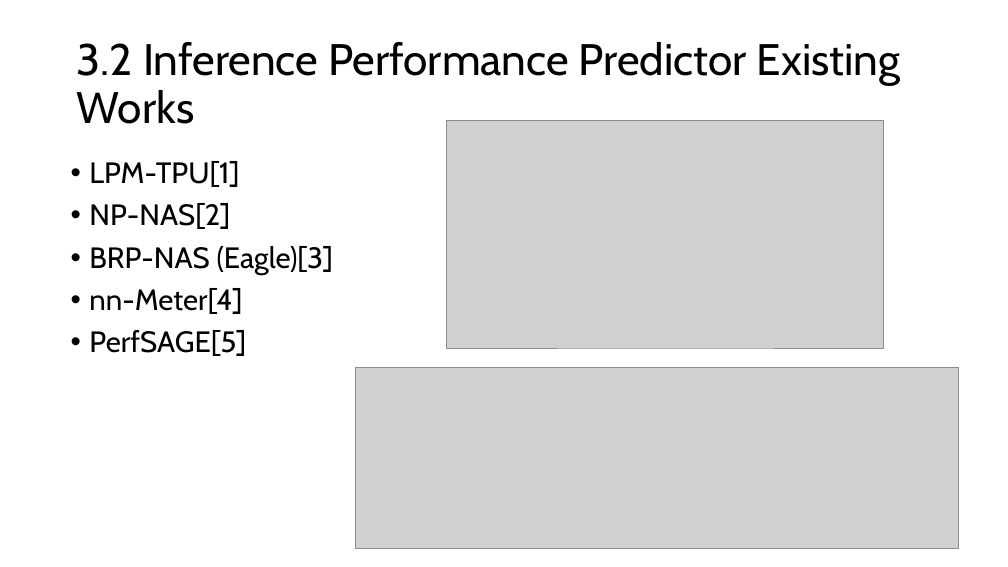
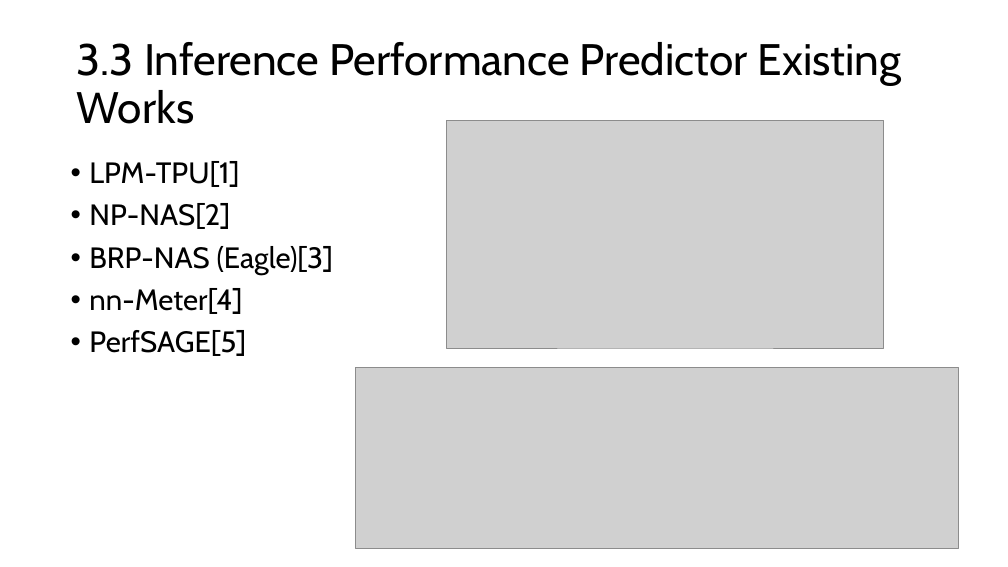
Before and after one commit to GXG-CS/on_device_learning, a slide deck: slide 12 of micro-network-project.pptx (slide 10 before the commit). Drawn at 1008x567 pixels with LibreOffice and Linux fonts; fonts in the diff are those of the drawing; grey boxes stand for pictures. Boxes give left, top, right and bottom in pixels: in the first picture for what was removed or moved away, otherwise in the second. Text is boxed around its words. In the diff, an @@ line names an element or a change of style, - is before the commit and + after.

```diff
--- a/micro-network-project.pptx
+++ b/micro-network-project.pptx
@@ title at bbox=[77, 42, 902, 124]: text changed @@
-3.2 Inference Performance Predictor Existing Works
+3.3 Inference Performance Predictor Existing Works
```
Also in this commit, not shown: 4 other slides changed, 3 slides added, 4 slides removed, 10 other files.
